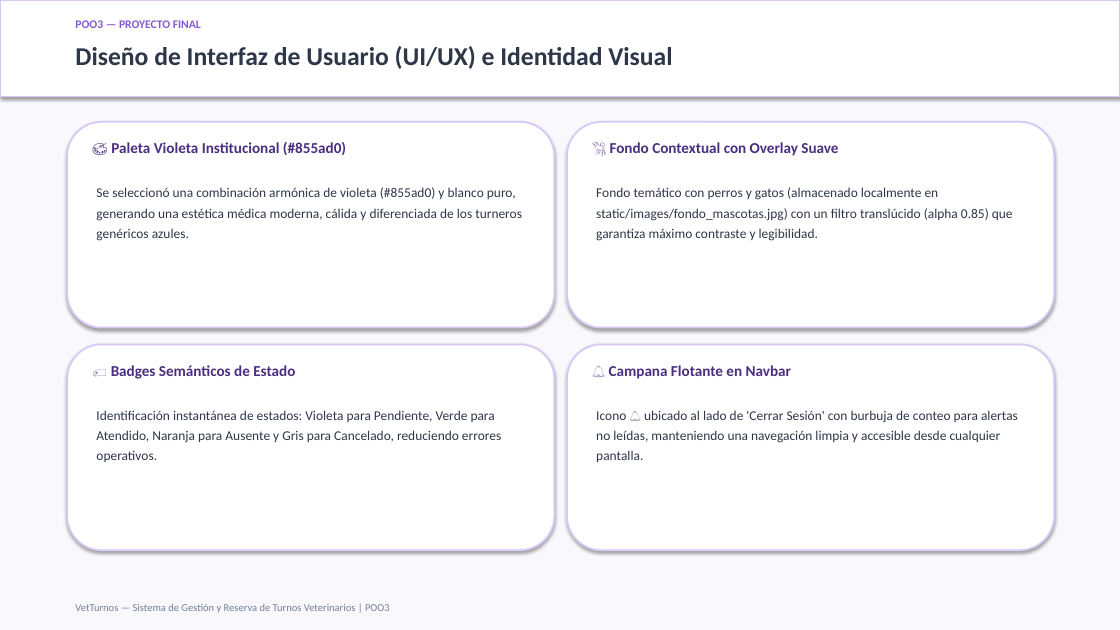
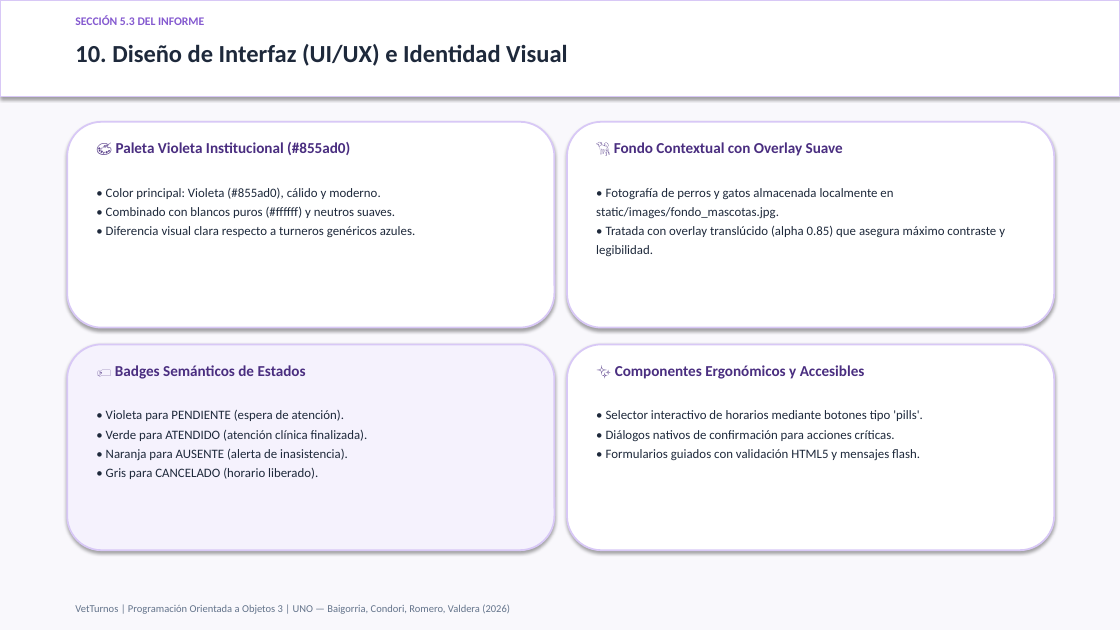
Before and after one commit to JonathanCondori9/POO3---Proyecto-Final, a slide deck: slide 11 of Presentacion_POO3_VetTurnos.pptx (slide 9 before the commit). Drawn at 1120x630 pixels with LibreOffice and Linux fonts; fonts in the diff are those of the drawing. Boxes give left, top, right and bottom in pixels: in the first picture for what was removed or moved away, otherwise in the second. Text is boxed around its words. In the diff, an @@ line names an element or a change of style, - is before the commit and + after.

Commit message:
Presentacion: actualiza slides con citas de codigo fuente real, introduccion y estructura del informe final

```diff
--- a/Presentacion_POO3_VetTurnos.pptx
+++ b/Presentacion_POO3_VetTurnos.pptx
@@ text at (x1=75, y1=16, x2=204, y2=25): text changed @@
-POO3 — PROYECTO FINAL
+SECCIÓN 5.3 DEL INFORME
@@ text at (x1=75, y1=44, x2=567, y2=66): text changed; size 22 to 21 pt; text colour #2D3748 to #1E293B @@
-Diseño de Interfaz de Usuario (UI/UX) e Identidad Visual
+10. Diseño de Interfaz (UI/UX) e Identidad Visual
@@ text "🎨 Paleta Violeta Institucional (#855ad0)" moved from (x1=111, y1=142, x2=346, y2=155) to (x1=116, y1=142, x2=350, y2=155) @@
@@ text "🐕 Fondo Contextual con Overlay ..." moved from (x1=610, y1=142, x2=838, y2=156) to (x1=614, y1=142, x2=843, y2=156) @@
@@ text at (x1=106, y1=188, x2=416, y2=237): text changed; size 11.5 to 11 pt; text colour #2D3748 to #1E293B @@
-Se seleccionó una combinación armónica de violeta (#855ad0) y blanco puro, generando una estética médica moderna, cálida y diferenciada de los turneros genéricos azules.
+• Color principal: Violeta (#855ad0), cálido y moderno.
+• Combinado con blancos puros (#ffffff) y neutros suaves.
+• Diferencia visual clara respecto a turneros genéricos azules.
@@ text at (x1=596, y1=188, x2=1005, y2=256): text changed; size 11.5 to 11 pt; text colour #2D3748 to #1E293B @@
-Fondo temático con perros y gatos (almacenado localmente en static/images/fondo_mascotas.jpg) con un filtro translúcido (alpha 0.85) que garantiza máximo contraste y legibilidad.
+• Fotografía de perros y gatos almacenada localmente en static/images/fondo_mascotas.jpg.
+• Tratada con overlay translúcido (alpha 0.85) que asegura máximo contraste y legibilidad.
@@ rounded rectangle at (x1=67, y1=344, x2=555, y2=550): fill #FFFFFF to #F5F2FD @@
@@ text at (x1=115, y1=365, x2=306, y2=379): text changed @@
-🏷️ Badges Semánticos de Estado
+🏷️ Badges Semánticos de Estados
@@ text at (x1=615, y1=365, x2=865, y2=379): text changed @@
-🔔 Campana Flotante en Navbar
+✨ Componentes Ergonómicos y Accesibles
@@ text at (x1=106, y1=410, x2=368, y2=479): text changed; size 11.5 to 11 pt; text colour #2D3748 to #1E293B @@
-Identificación instantánea de estados: Violeta para Pendiente, Verde para Atendido, Naranja para Ausente y Gris para Cancelado, reduciendo errores operativos.
+• Violeta para PENDIENTE (espera de atención).
+• Verde para ATENDIDO (atención clínica finalizada).
+• Naranja para AUSENTE (alerta de inasistencia).
+• Gris para CANCELADO (horario liberado).
@@ text at (x1=606, y1=410, x2=923, y2=460): text changed; size 11.5 to 11 pt; text colour #2D3748 to #1E293B @@
-Icono 🔔 ubicado al lado de 'Cerrar Sesión' con burbuja de conteo para alertas no leídas, manteniendo una navegación limpia y accesible desde cualquier pantalla.
+• Selector interactivo de horarios mediante botones tipo 'pills'.
+• Diálogos nativos de confirmación para acciones críticas.
+• Formularios guiados con validación HTML5 y mensajes flash.
@@ text at (x1=75, y1=604, x2=510, y2=614): text changed; text colour #718096 to #64748B @@
-VetTurnos — Sistema de Gestión y Reserva de Turnos Veterinarios | POO3
+VetTurnos | Programación Orientada a Objetos 3 | UNO — Baigorria, Condori, Romero, Valdera (2026)
```
Also in this commit, not shown: 4 other slides changed, 8 slides added, 6 slides removed.
